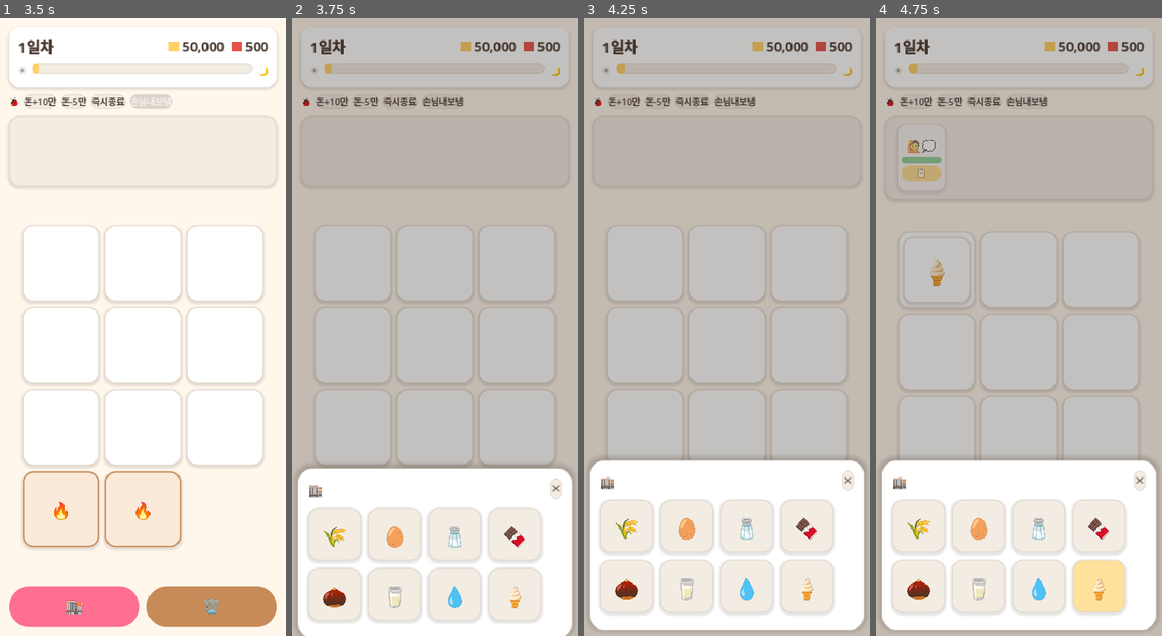
Above: before the commit, frames 1-4 (left to right).
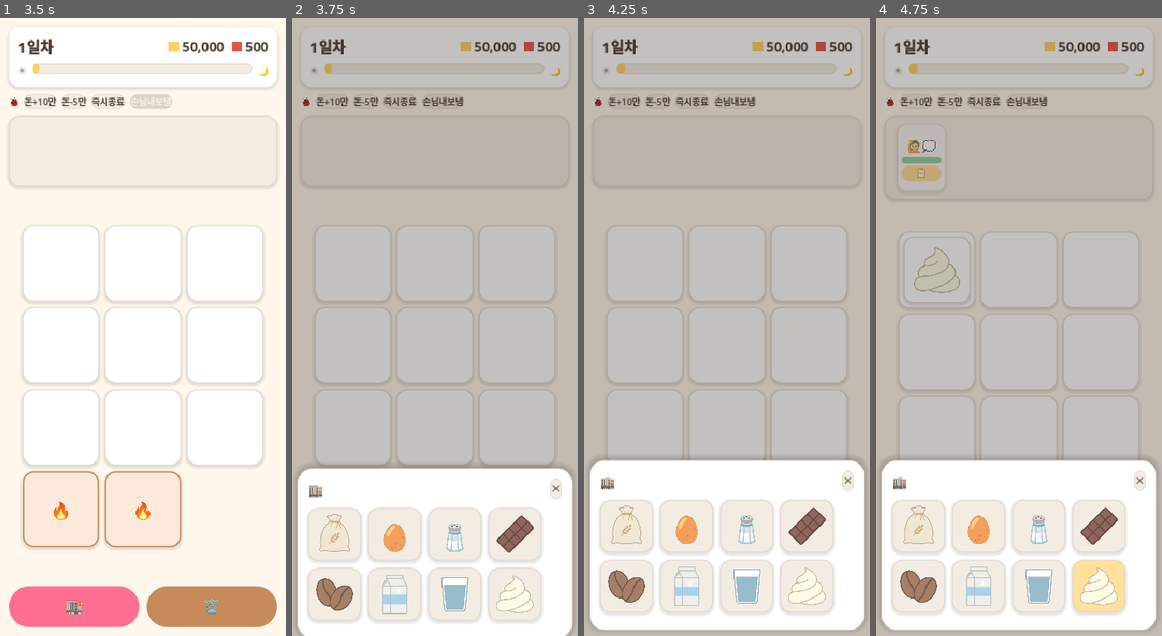
Above: after the commit, the same moments.

Repository: yellyB/game-slot-kitchen
Game: Godot game, scene res://scenes/Main.tscn
Two runs of this game, one before a commit and one after it. Both use one fixed random seed, a clock stepped at 60 frames per second and the inputs below.
Inputs:
- Up to frame 1 (3.5 s): click "시작" at 0.5 s; click "돈+10만" at 1.25 s; click "돈-5만" at 2 s; click "손님내보냄" at 2.75 s
- Up to frame 2 (3.75 s): click "🏬" at 3.5 s
- Up to frame 3 (4.25 s): no input
- Up to frame 4 (4.75 s): click "🗑️" at 4.25 s

Frame 1 is identical in both runs. In frame 2, 2.3% of the frame differs, in the area x 8-85%, y 80-97%; in frame 3, 2.3%; in frame 4, 2.8%, in the area x 8-85%, y 37-96%.

Commit message:
아트: 재료 손그림 아이콘 6종 적용(원두·물·우유·초콜릿·밀가루·크림)
Ingredients.tex/icon_node — assets/art/ingredients/<id>.png 있으면 TextureRect,
없으면 이모지 폴백(egg·sugar). 카드·창고타일·주문서 필요재료·조리 레시피·드래그
프리뷰에 일괄 적용. TextureRect expand_mode=IGNORE_SIZE로 슬롯 크기 맞춤.

Co-Authored-By: Claude Opus 4.8 (1M context) <noreply@anthropic.com>

Diff:
--- a/data/ingredients.gd
+++ b/data/ingredients.gd
@@ -24,3 +24,29 @@
 
 static func get_def(id: String) -> Dictionary:
 	return ALL.get(id, {})
+
+
+static var _tex_cache := {}
+
+## 재료 손그림 텍스처(assets/art/ingredients/<id>.png). 없으면 null → 이모지 폴백.
+static func tex(id: String) -> Texture2D:
+	if not _tex_cache.has(id):
+		var path := "res://assets/art/ingredients/%s.png" % id
+		_tex_cache[id] = load(path) if ResourceLoader.exists(path) else null
+	return _tex_cache[id]
+
+## 재료 아이콘 노드 — 텍스처 있으면 TextureRect(px×px, 비율유지 중앙), 없으면 이모지 라벨(font=px).
+static func icon_node(id: String, px: int) -> Control:
+	var t := tex(id)
+	if t != null:
+		var tr := TextureRect.new()
+		tr.texture = t
+		tr.custom_minimum_size = Vector2(px, px)
+		tr.expand_mode = TextureRect.EXPAND_IGNORE_SIZE   # 원본 크기 무시(안 그럼 512px 강제)
+		tr.stretch_mode = TextureRect.STRETCH_KEEP_ASPECT_CENTERED
+		tr.mouse_filter = Control.MOUSE_FILTER_IGNORE
+		return tr
+	var lbl := UI.label(str(get_def(id).get("icon", "?")), px)
+	lbl.horizontal_alignment = HORIZONTAL_ALIGNMENT_CENTER
+	lbl.vertical_alignment = VERTICAL_ALIGNMENT_CENTER
+	return lbl
--- a/scripts/card.gd
+++ b/scripts/card.gd
@@ -67,15 +67,21 @@
 	return get_move_payload()
 
 
+## 드래그 프리뷰 아이콘 노드 — 서브클래스가 텍스처로 오버라이드 가능. 기본: 이모지 라벨.
+func _preview_icon() -> Control:
+	var lbl := UI.label(_preview_text(), 30)
+	lbl.horizontal_alignment = HORIZONTAL_ALIGNMENT_CENTER
+	lbl.vertical_alignment = VERTICAL_ALIGNMENT_CENTER
+	return lbl
+
+
 func _make_preview() -> Control:
 	var preview := PanelContainer.new()
 	preview.add_theme_stylebox_override("panel", UI.card(Palette.WHITE, Palette.MAIN, 2, 12))
 	preview.modulate = Color(1, 1, 1, 0.92)
 	preview.custom_minimum_size = size * 0.9   # 집은 카드보다 살짝 작게
-	var lbl := UI.label(_preview_text(), 30)
-	lbl.horizontal_alignment = HORIZONTAL_ALIGNMENT_CENTER
-	lbl.vertical_alignment = VERTICAL_ALIGNMENT_CENTER
-	lbl.size_flags_horizontal = Control.SIZE_EXPAND_FILL
-	lbl.size_flags_vertical = Control.SIZE_EXPAND_FILL
-	preview.add_child(lbl)
+	var ic := _preview_icon()
+	ic.size_flags_horizontal = Control.SIZE_EXPAND_FILL
+	ic.size_flags_vertical = Control.SIZE_EXPAND_FILL
+	preview.add_child(ic)
 	return preview
--- a/scripts/cooking.gd
+++ b/scripts/cooking.gd
@@ -90,9 +90,9 @@
 	row.offset_right = -12
 	entry.add_child(row)
 
-	row.add_child(UI.label(str(def.get("icon", "?")), 24))
+	row.add_child(UI.label(str(def.get("icon", "?")), 24))   # 메뉴 아이콘(아직 이모지)
 	for iid in def.get("ingredients", []):
-		row.add_child(UI.label(str(Ingredients.get_def(iid).get("icon", "?")), 18))
+		row.add_child(Ingredients.icon_node(iid, 20))   # 재료: 손그림/이모지
 
 	var gap := Control.new()
 	gap.mouse_filter = Control.MOUSE_FILTER_IGNORE
--- a/scripts/ingredient_card.gd
+++ b/scripts/ingredient_card.gd
@@ -14,13 +14,10 @@
 func _preview_text() -> String:
 	return str(Ingredients.get_def(ing_id).get("icon", "?"))
 
+## 드래그 프리뷰도 손그림 아이콘으로(있으면).
+func _preview_icon() -> Control:
+	return Ingredients.icon_node(ing_id, 44)
+
 func _build_content() -> void:
-	# 인포그래픽 우선 — 아이콘만(이름 텍스트 없음). [[infographic-not-text]]
-	var icon := Label.new()
-	icon.text = str(Ingredients.get_def(ing_id).get("icon", "?"))
-	icon.mouse_filter = Control.MOUSE_FILTER_IGNORE
-	icon.add_theme_font_size_override("font_size", 40)
-	icon.horizontal_alignment = HORIZONTAL_ALIGNMENT_CENTER
-	icon.vertical_alignment = VERTICAL_ALIGNMENT_CENTER
-	icon.set_anchors_and_offsets_preset(Control.PRESET_FULL_RECT)
-	add_child(icon)
+	# 인포그래픽 우선 — 아이콘만(이름 텍스트 없음). 손그림 있으면 텍스처, 없으면 이모지. [[infographic-not-text]]
+	add_child(Ingredients.icon_node(ing_id, 48))
--- a/scripts/ingredient_tile.gd
+++ b/scripts/ingredient_tile.gd
@@ -14,14 +14,9 @@
 	toggle_mode = false
 	_apply_style()
 
-	# 인포그래픽 우선 — 아이콘만(이름 텍스트 없음). [[infographic-not-text]]
-	var icon := Label.new()
-	icon.text = str(Ingredients.get_def(ing_id).get("icon", "?"))
-	icon.mouse_filter = Control.MOUSE_FILTER_IGNORE
+	# 인포그래픽 우선 — 아이콘만(이름 텍스트 없음). 손그림 있으면 텍스처, 없으면 이모지. [[infographic-not-text]]
+	var icon := Ingredients.icon_node(ing_id, 44)
 	icon.set_anchors_and_offsets_preset(Control.PRESET_FULL_RECT)
-	icon.add_theme_font_size_override("font_size", 34)
-	icon.horizontal_alignment = HORIZONTAL_ALIGNMENT_CENTER
-	icon.vertical_alignment = VERTICAL_ALIGNMENT_CENTER
 	add_child(icon)
 
 	pressed.connect(func(): Move.on_click(self))
@@ -52,10 +47,7 @@
 	ps.border_color = Palette.MAIN
 	preview.add_theme_stylebox_override("panel", ps)
 	preview.modulate = Color(1, 1, 1, 0.9)
-	var lbl := Label.new()
-	lbl.text = str(Ingredients.get_def(ing_id).get("icon", "?"))
-	lbl.add_theme_font_size_override("font_size", 26)
-	preview.add_child(lbl)
+	preview.add_child(Ingredients.icon_node(ing_id, 40))
 	set_drag_preview(preview)
 	return get_move_payload()
 
--- a/scripts/order_card.gd
+++ b/scripts/order_card.gd
@@ -71,11 +71,7 @@
 	reqs.add_theme_constant_override("separation", 1)
 	v.add_child(reqs)
 	for iid in def.get("ingredients", []):
-		var mi := Label.new()
-		mi.text = str(Ingredients.get_def(iid).get("icon", "?"))
-		mi.mouse_filter = Control.MOUSE_FILTER_IGNORE
-		mi.add_theme_font_size_override("font_size", 13)
-		reqs.add_child(mi)
+		reqs.add_child(Ingredients.icon_node(iid, 16))
 
 	# 음식 대기 인내심 게이지
 	_gauge = ProgressBar.new()
Binary file added: assets/art/ingredients/bean.png
Not shown, added: assets/art/ingredients/bean.png.import
Binary file added: assets/art/ingredients/chocolate.png
Not shown, added: assets/art/ingredients/chocolate.png.import
Binary file added: assets/art/ingredients/cream.png
Not shown, added: assets/art/ingredients/cream.png.import
Binary file added: assets/art/ingredients/flour.png
Not shown, added: assets/art/ingredients/flour.png.import
Binary file added: assets/art/ingredients/milk.png
Not shown, added: assets/art/ingredients/milk.png.import
Binary file added: assets/art/ingredients/water.png
Not shown, added: assets/art/ingredients/water.png.import
